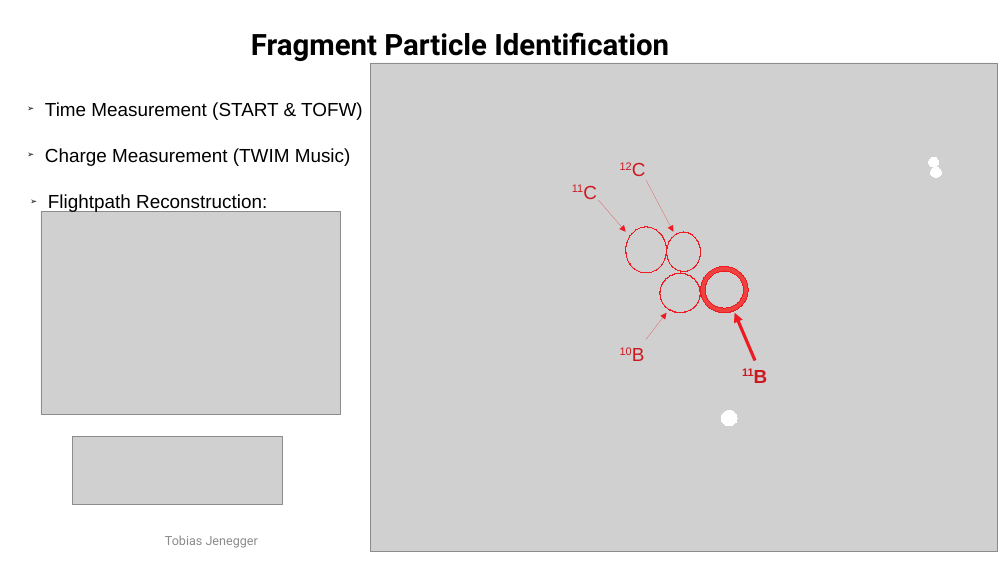
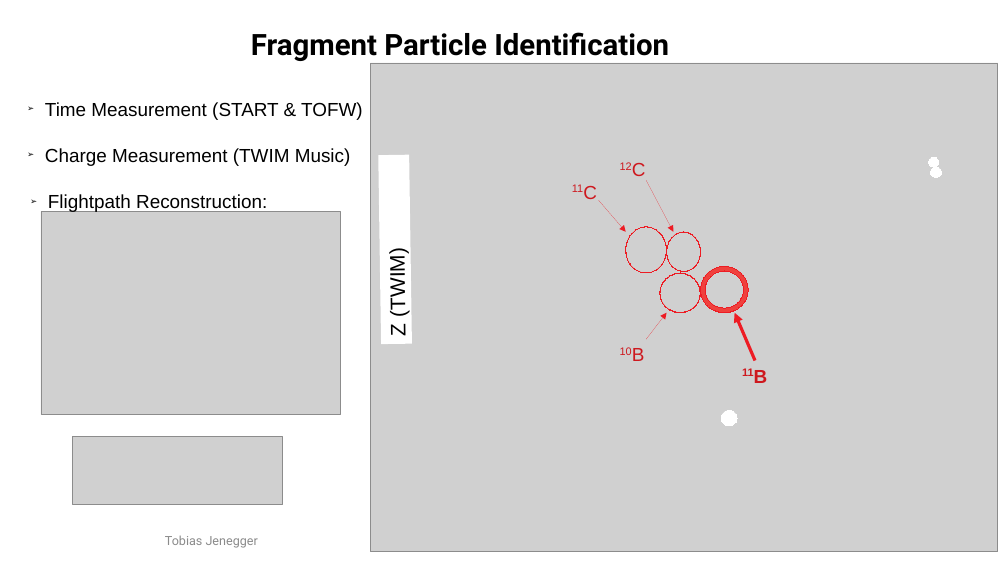
Before and after one commit to jenegger/r3bweek_2022, a slide deck: slide 4 of r3b_pres_2022.odp. Drawn at 1008x567 pixels with LibreOffice and Linux fonts; fonts in the diff are those of the drawing; grey boxes stand for pictures; background and template pictures are left out. Boxes give left, top, right and bottom in pixels: in the first picture for what was removed or moved away, otherwise in the second. Text is boxed around its words. In the diff, an @@ line names an element or a change of style, - is before the commit and + after.

```diff
--- a/r3b_pres_2022.odp
+++ b/r3b_pres_2022.odp
@@ rectangle added at <box>379,154,412,344</box>, fill #FFFFFF, 20 pt, text #000000 @@
+Z (TWIM)
```
Also in this commit, not shown: 2 other slides changed, 4 other files.
